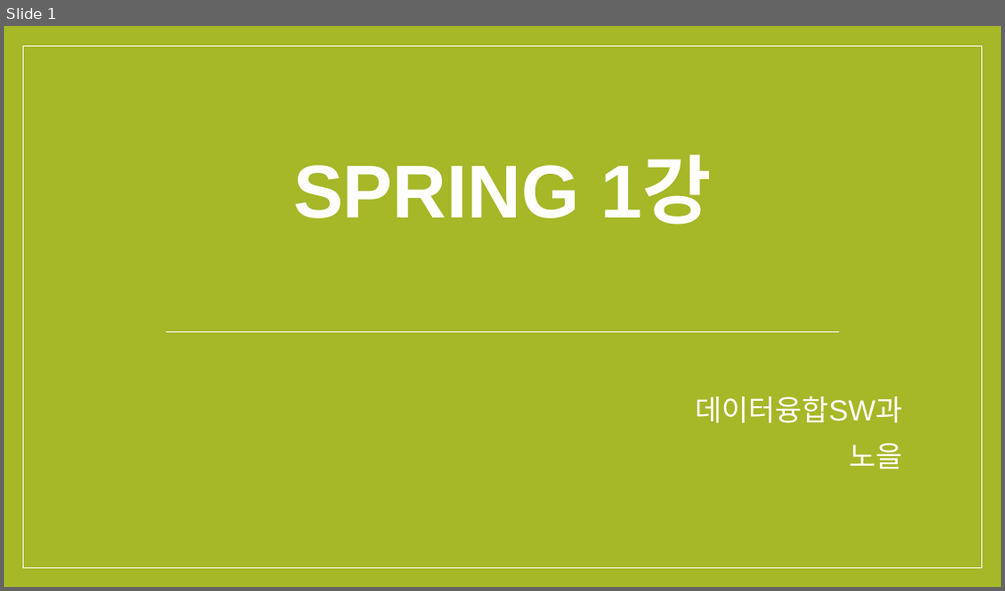
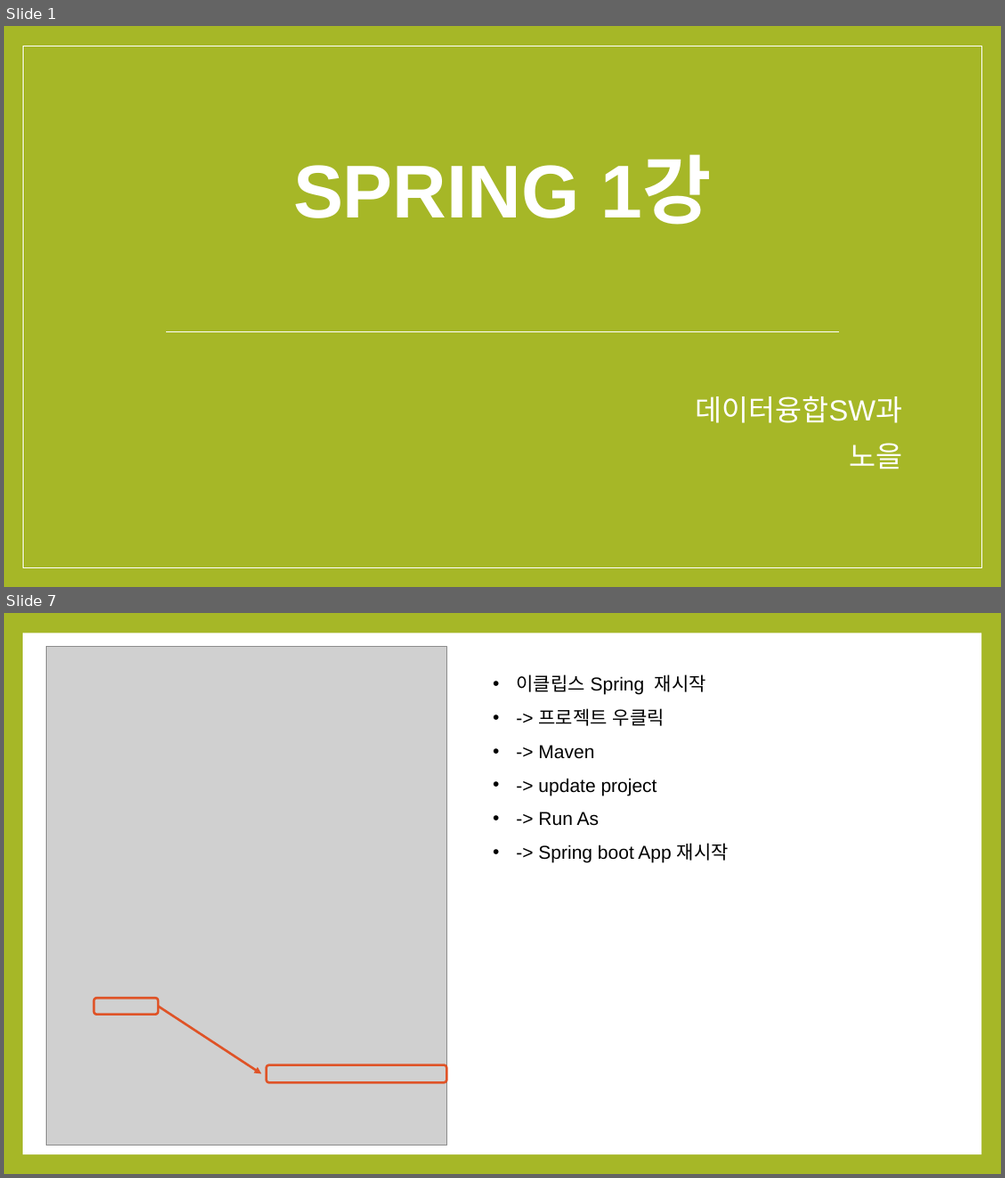
Before and after one commit to noheul1030/KOPO-Spring, a slide deck: KOPO-Spring(윤교수님)/Spring과제/Spring1강PPT.pptx. Shown one above the other, each under a label of ours: slide 1 before the commit, slides 1 and 7 after it; the slides between them are not shown. The pictures are 1005x591 and 1005x1178 pixels, drawn with LibreOffice and Linux fonts; fonts in the diff are those of the drawing; grey boxes stand for pictures. Boxes give left, top, right and bottom in pixels: in the first picture for what was removed or moved away, otherwise in the second. Text is boxed around its words. In the diff, an @@ line names an element or a change of style, - is before the commit and + after.

```diff
--- a/KOPO-Spring(윤교수님)/Spring과제/Spring1강PPT.pptx
+++ b/KOPO-Spring(윤교수님)/Spring과제/Spring1강PPT.pptx
@@ slide 7 added at (x1=4, y1=613, x2=1001, y2=1174), background #A6B727 @@
@@ rectangle added at (x1=23, y1=633, x2=981, y2=1154), fill #FFFFFF @@
@@ picture added at (x1=47, y1=647, x2=446, y2=1145) @@
@@ text added at (x1=516, y1=674, x2=728, y2=863), 18 pt, text #000000 @@
+• 이클립스 Spring 재시작
+• -> 프로젝트 우클릭
+• -> Maven
+• -> update project
+• -> Run As
+• -> Spring boot App 재시작
@@ rounded rectangle added at (x1=94, y1=998, x2=158, y2=1014), outline #DF5327 2.25 pt @@
@@ arrow added from (158, 1006) to (261, 1074), #DF5327 2.25 pt @@
@@ rounded rectangle added at (x1=267, y1=1064, x2=446, y2=1082), outline #DF5327 2.25 pt @@
```
Also in this commit, not shown: 8 other slides added, 12 slides removed.
